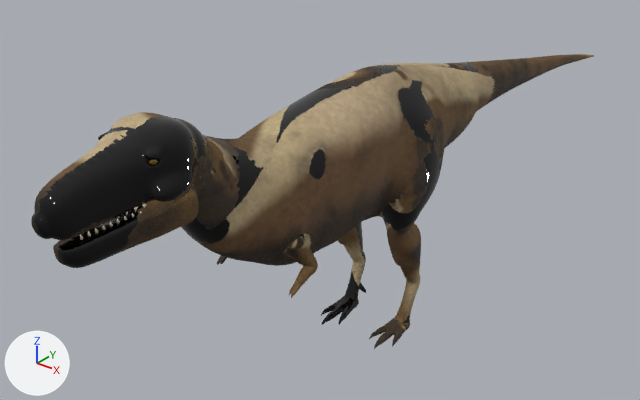
One commit to the glTF model demos/jurassic-terrarium/models/trex.glb: the scene before it, then after it.
One viewpoint serves both versions: a 50 mm lens placed at (6.27, -9.27, 7.26), pointed at (-0.94, -0.25, 1.67). The lights are fixed; the arrows at lower left show +X, +Y and +Z. The first picture is the older version. Vertices at exactly the same position are counted once.

Objects in the first picture: 'body'.
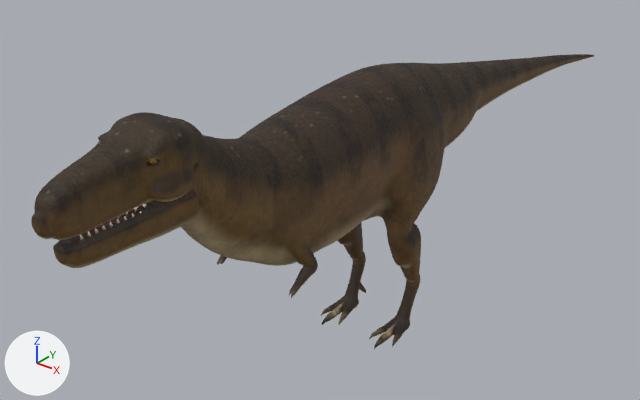
Boxes [x1, y1, x2, y2] around the edits, measured in the pictures (640 x 400 px; the box of a moved part takes in the faces that stretch with it):
```json
{"part": 1, "of": "me_body", "change": "moved or reshaped", "before": [36, 56, 588, 349], "after": [36, 56, 588, 349]}
{"part": 2, "of": "me_body", "change": "surface changed", "before": [31, 54, 594, 346], "after": [31, 54, 594, 346]}
```

The change, as JSON lines over the scene's bpy script:
```json
{"block": "me_body", "where": "me_body.from_pydata(...)  # 33404 vertices, 66656 faces; spans x -0.82..0.82, y -5.44..7.01, z 0.0..4.25"}
{"block": "me_body", "where": "# used by ob_body; location = (0.0, 0.0, 0.0)"}
{"block": "me_body", "change": "me_body part 1: 902 vertices moved from x -0.82..0.82, y -5.43..6.7, z 0.0..4.1 to x -0.82..0.82, y -5.43..6.71, z 0.0..4.1; 3126 vertices removed from x -0.82..0.82, y -5.29..6.56, z 0.0..4.22; 3126 vertices added at x -0.82..0.82, y -5.27..6.57, z 0.0..4.22"}
{"block": "me_body", "change": "me_body part 2: 52622 kept faces spanning x -0.81..0.82, y -5.44..7.01, z 0.0..4.25 get new texture (UV) coordinates"}
```
